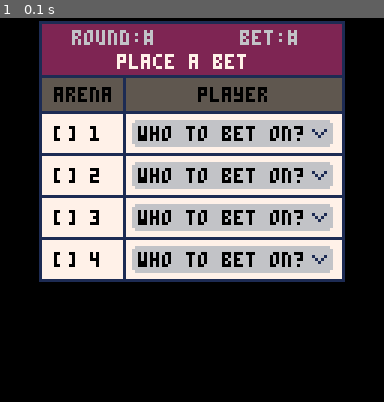
Above: before the commit, frame 1.
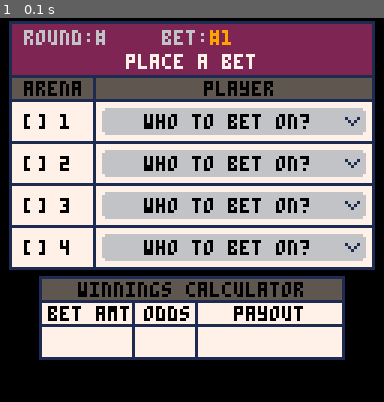
Above: after the commit, the same moment.

Repository: suspicious-smoke/club-bets-pico8
Game: PICO-8 cartridge club-bets.p8
Same seed, same stepped clock (60 frames per second), same inputs: the game is played once before the commit and once after it.
Inputs:
- Up to frame 1 (0.1 s): no input

The runs differ from the first frame. In frame 1, 53% of the frame differs, in the area x 2-98%, y 0-90%.

Commit message:
work on betting ui

Diff:
--- a/club-bets.p8
+++ b/club-bets.p8
@@ -109,24 +109,38 @@
 end
 
 function drw_betpage()
-	rrectfill(14,2,100,85,0,7)--ticket
-	rrect(13,1,102,87,0,1)
-	rrectfill(14,2,100,17,0,2)--red area
-	print("round:#",24,4,6)
-	print("bet:#",80,4,6)
-	print("place a bet",39,12,7)
-	rrectfill(14,20,100,11,0,5)--grey area
-	line(13,19,114,19,1)--hline
-	line(41,19,41,87,1)--vline
-	print("arena",18,23,0)
-	print("player",66,23,0)
+	rrectfill(4,2,120,81,0,7)--ticket
+	rrect(3,1,122,83,0,1)--outline
+	rrectfill(4,2,120,17,0,2)--red area
+	print("round:#",8,4,6)
+	print("bet:\f9#1",54,4,6)
+
+	print("place a bet",42,12,7)
+	rrectfill(4,20,120,8,0,5)--grey area
+	line(3,19,124,19,1)--hline
+	line(31,19,31,83,1)--vline
+	print("arena",8,21,0)
+	print("player",68,21,0)
 	for i=1,4 do
-		line(13,17+i*14,114,17+i*14,1)
-		rrectfill(44,20+i*14,67,9,1,6)
-		print("[] "..i,18,22+i*14,0)
-		print("who to bet on?",46,22+i*14,0)
-		spr(68,104,23+i*14)
-	end
+		line(3,13+i*14,124,13+i*14,1)
+		rrectfill(34,16+i*14,88,9,1,6)
+		print("[] "..i,8,18+i*14,0)
+		print("who to bet on?",48,18+i*14,0)
+		spr(68,115,19+i*14)
+	end
+
+	--winning calculator
+	rrectfill(14,87,100,26,0,7)--ticket
+	rrect(13,86,102,28,0,1)--outline
+	rrectfill(14,87,100,8,0,5)--title
+	print("winnings calculator",26,88,0)
+	line(13,94,114,94,1)--hline1
+	line(13,102,114,102,1)--hline2
+	print("bet amt",16,96,0)
+	line(44,94,44,112,1)--vline1
+	print("odds",48,96,0)
+	line(65,94,65,112,1)--vline2
+	print("payout",78,96,0)
 end
 
 
@@ -372,15 +386,18 @@
 	end
 end
 
-
-function in_list(_l,_val)
-	for _v in all(_l) do
-		if _v == _val then
-		 return true
-		end
-	end
-	return false
-end
+function hcenter(s)
+	return 64-#s*2
+end
+
+--function in_list(_l,_val)
+--	for _v in all(_l) do
+--		if _v == _val then
+--		 return true
+--		end
+--	end
+--	return false
+--end
 
 --i=2 gives num between 0,1
 --rnd never gives the limit
